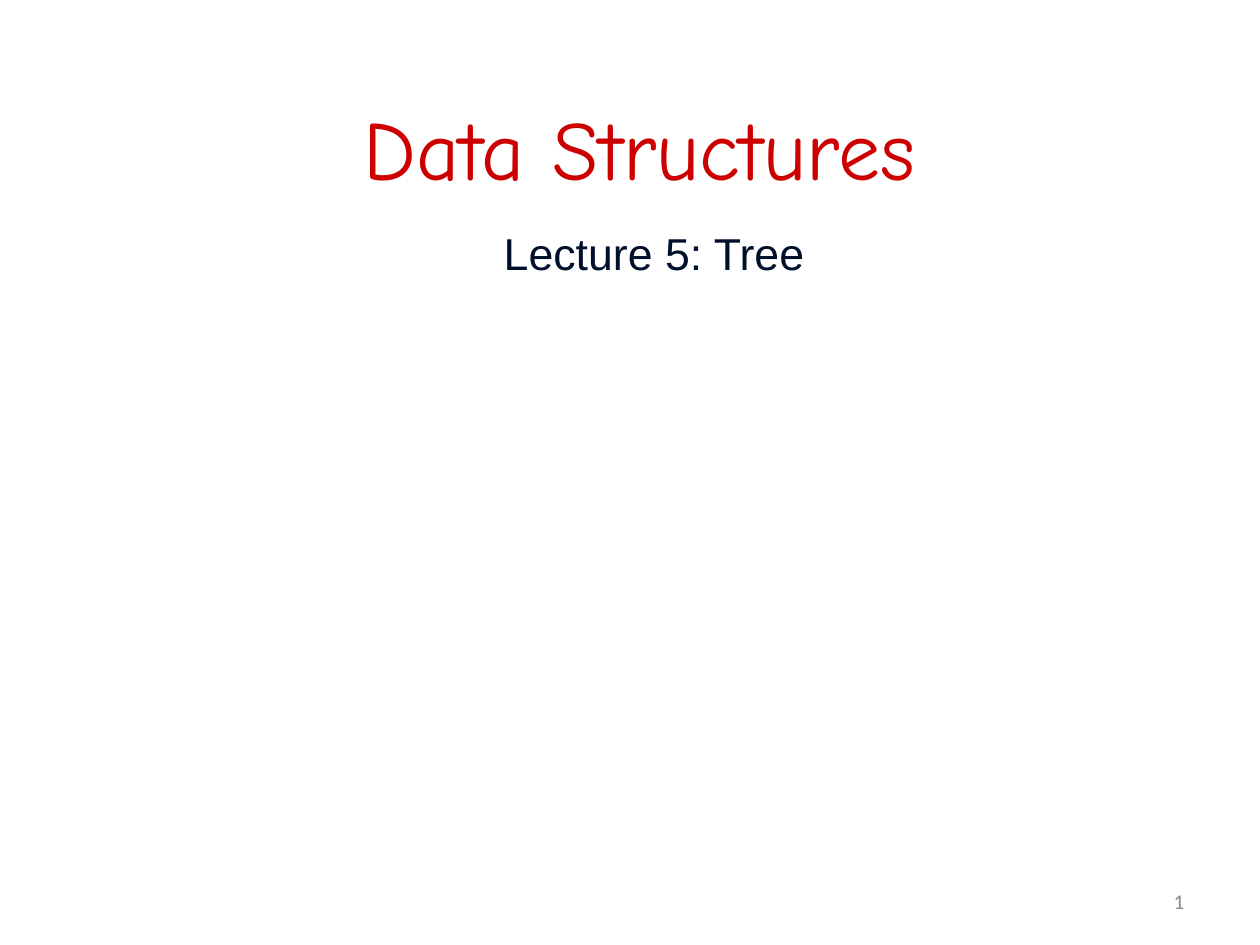
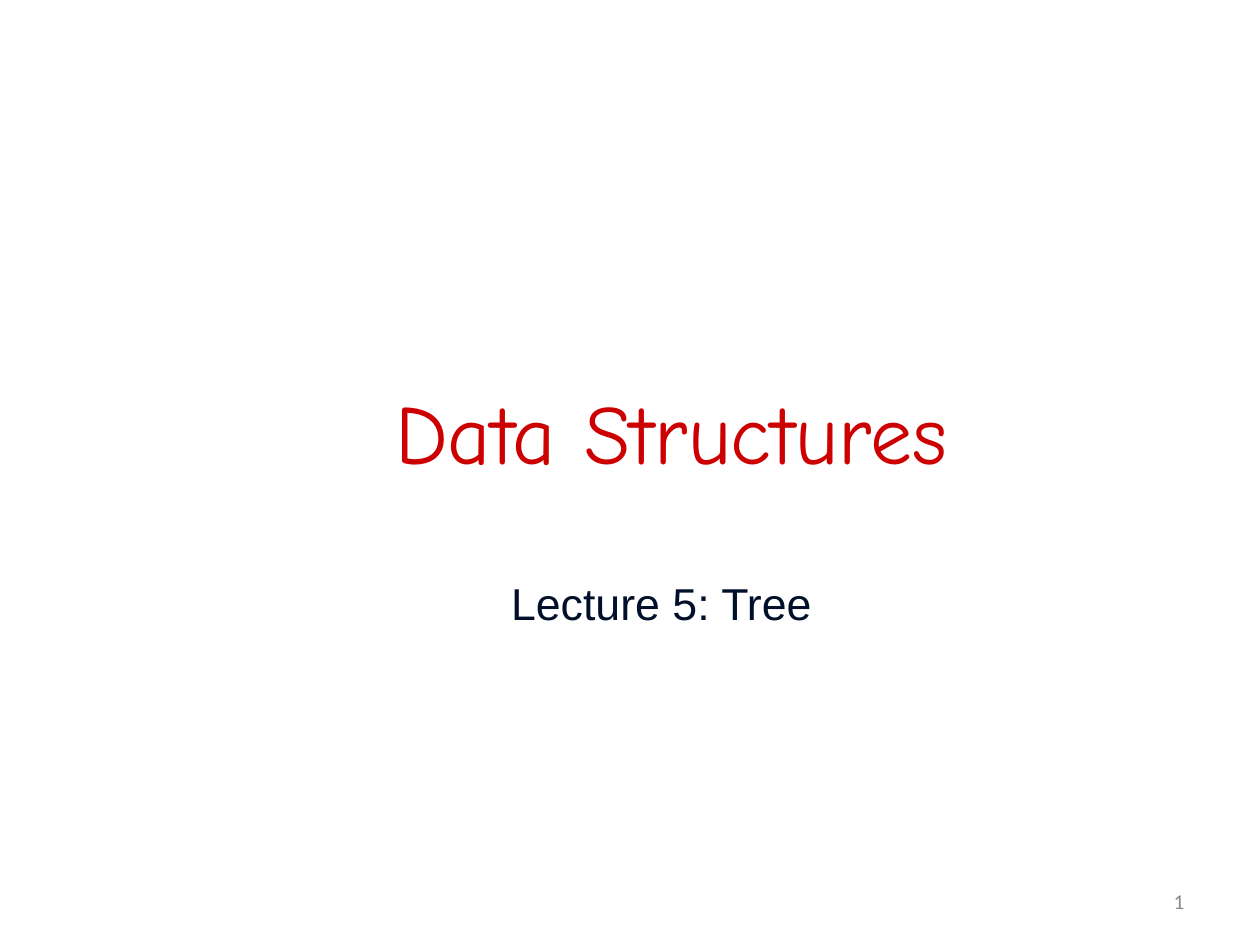
Before and after one commit to alaminbhuyan/DSA-In-Python, a slide deck: slide 1 of Tree Data Structure/PDF/Tree.pptx. Drawn at 1260x945 pixels with LibreOffice and Linux fonts; fonts in the diff are those of the drawing. Boxes give left, top, right and bottom in pixels: in the first picture for what was removed or moved away, otherwise in the second. Text is boxed around its words. In the diff, an @@ line names an element or a change of style, - is before the commit and + after.

```diff
--- a/Tree Data Structure/PDF/Tree.pptx
+++ b/Tree Data Structure/PDF/Tree.pptx
@@ title "Data Structures": place and size @@
-title "Data Structures" at (364, 123, 916, 181)
+title "Data Structures" at (395, 407, 947, 465)
@@ text "Lecture 5: Tree": place and size @@
-text "Lecture 5: Tree" at (504, 239, 804, 271)
+text "Lecture 5: Tree" at (511, 589, 811, 621)
```
Also in this commit, not shown: 6 other slides changed.
